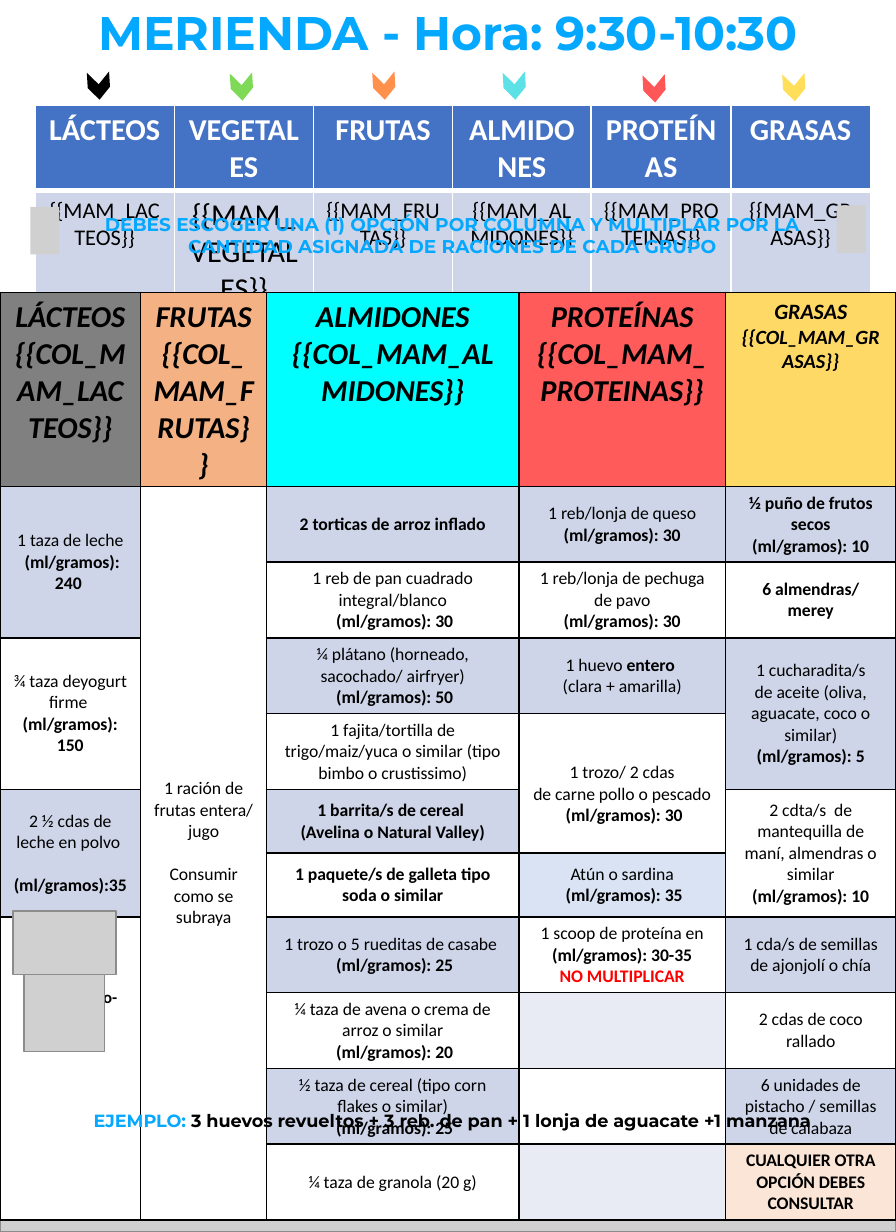
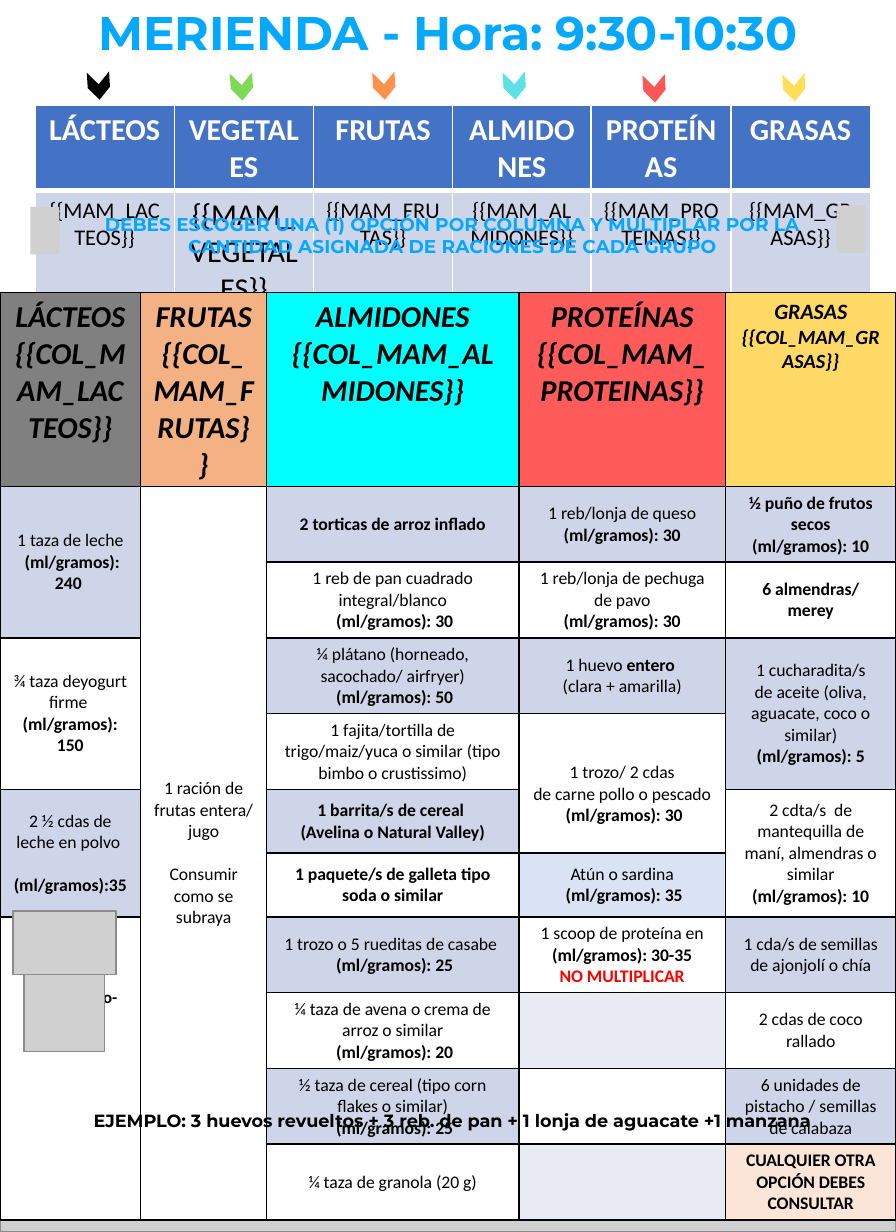
Before and after one commit to ErnesL/gestion-pacientes, a slide deck: slide 5 of templates/plan-de-alimentacion-base.pptx. Drawn at 896x1232 pixels with LibreOffice and Linux fonts; fonts in the diff are those of the drawing; grey boxes stand for pictures. Boxes give left, top, right and bottom in pixels: in the first picture for what was removed or moved away, otherwise in the second. Text is boxed around its words. In the diff, an @@ line names an element or a change of style, - is before the commit and + after.

```diff
--- a/templates/plan-de-alimentacion-base.pptx
+++ b/templates/plan-de-alimentacion-base.pptx
@@ text "EJEMPLO: 3 huevos revueltos + ..." at (x1=94, y1=1110, x2=811, y2=1132): text colour #05A8FF to #000000 in "EJEMPLO:" @@
```
Also in this commit, not shown: 5 other slides changed, 2 other files.
